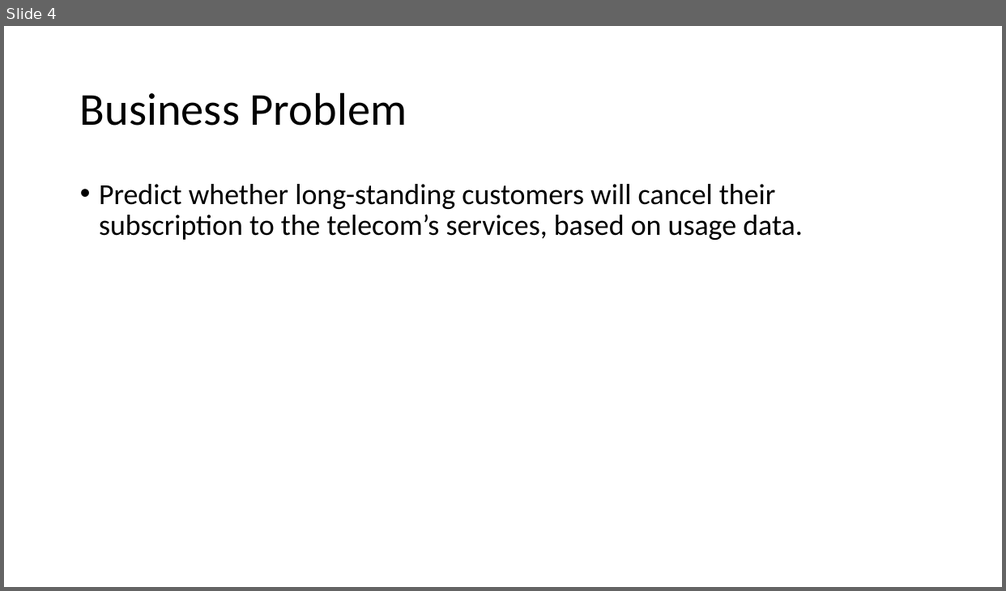
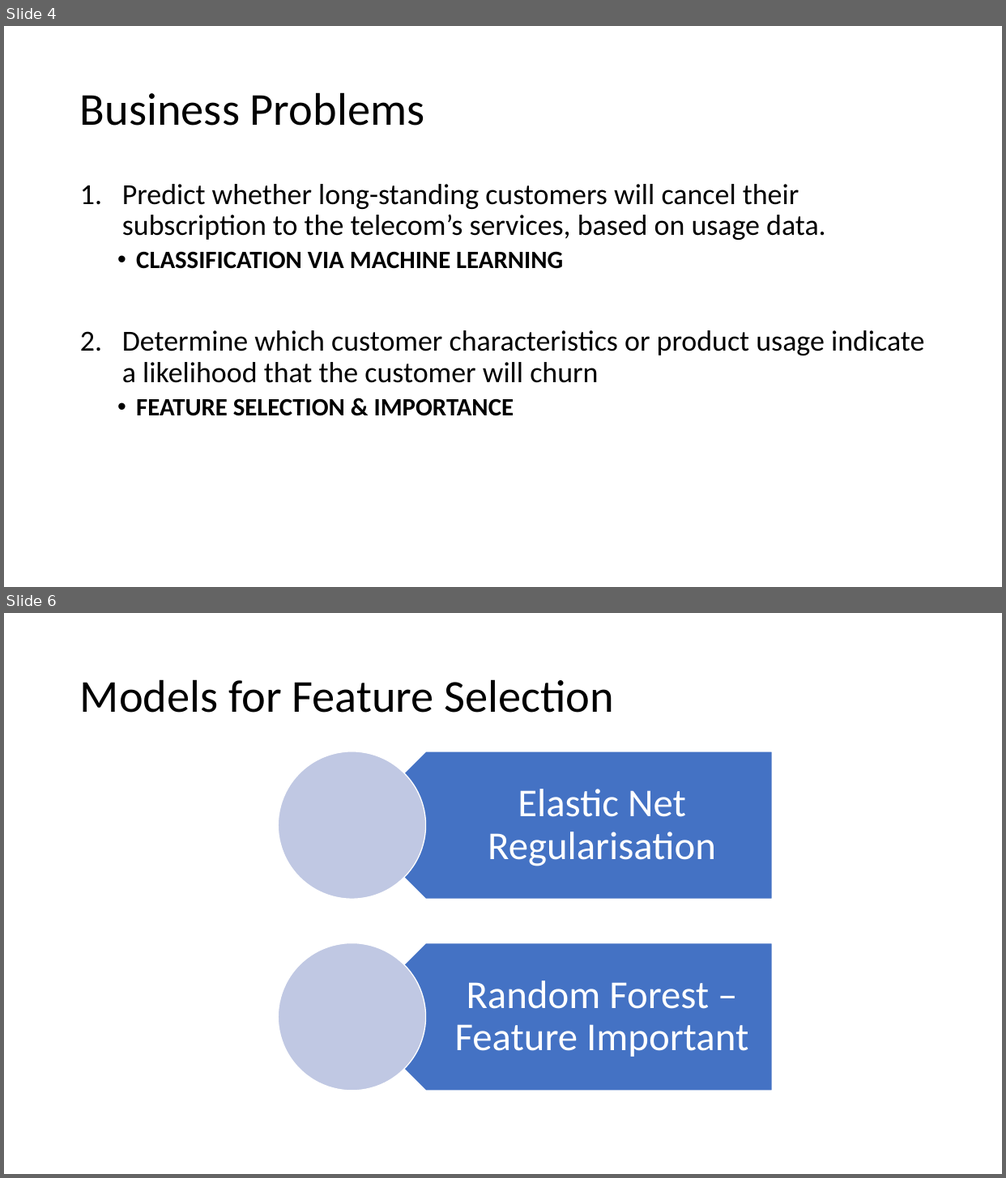
Before and after one commit to RhysZH/GA-DAT9-Projects1, a slide deck: R_Morgan_Project4_Files/R_Morgan_Project4_Presentation.pptx. Shown one above the other, each under a label of ours: slide 4 before the commit, slides 4 and 6 after it; the slides between them are not shown. The pictures are 1006x591 and 1006x1178 pixels, drawn with LibreOffice and Linux fonts; fonts in the diff are those of the drawing. Boxes give left, top, right and bottom in pixels: in the first picture for what was removed or moved away, otherwise in the second. Text is boxed around its words. In the diff, an @@ line names an element or a change of style, - is before the commit and + after.

```diff
--- a/R_Morgan_Project4_Files/R_Morgan_Project4_Presentation.pptx
+++ b/R_Morgan_Project4_Files/R_Morgan_Project4_Presentation.pptx
@@ slide 6 added at (4, 613, 1002, 1174), background #FFFFFF @@
@@ title added at (80, 679, 615, 713), 44 pt, text #000000 @@
+Models for Feature Selection
@@ group added at (278, 752, 773, 1091): 2 pentagon arrows, 2 texts, 2 ellipses @@
+Elastic Net Regularisation
+Random Forest – Feature Important
@@ slide 4 changed as well @@
@@ title at (80, 92, 424, 126): text changed @@
-Business Problem
+Business Problems
@@ text at (122, 184, 826, 240): bullet • to 1. @@
@@ text at (122, 251, 924, 416): paragraphs added @@
+  • CLASSIFICATION VIA MACHINE LEARNING
+2. Determine which customer characteristics or product usage indicate a likelihood that the customer will churn
+  • FEATURE SELECTION & IMPORTANCE
```
Also in this commit, not shown: 2 other slides changed, 2 other slides added, 2 slides removed, 6 other files.
